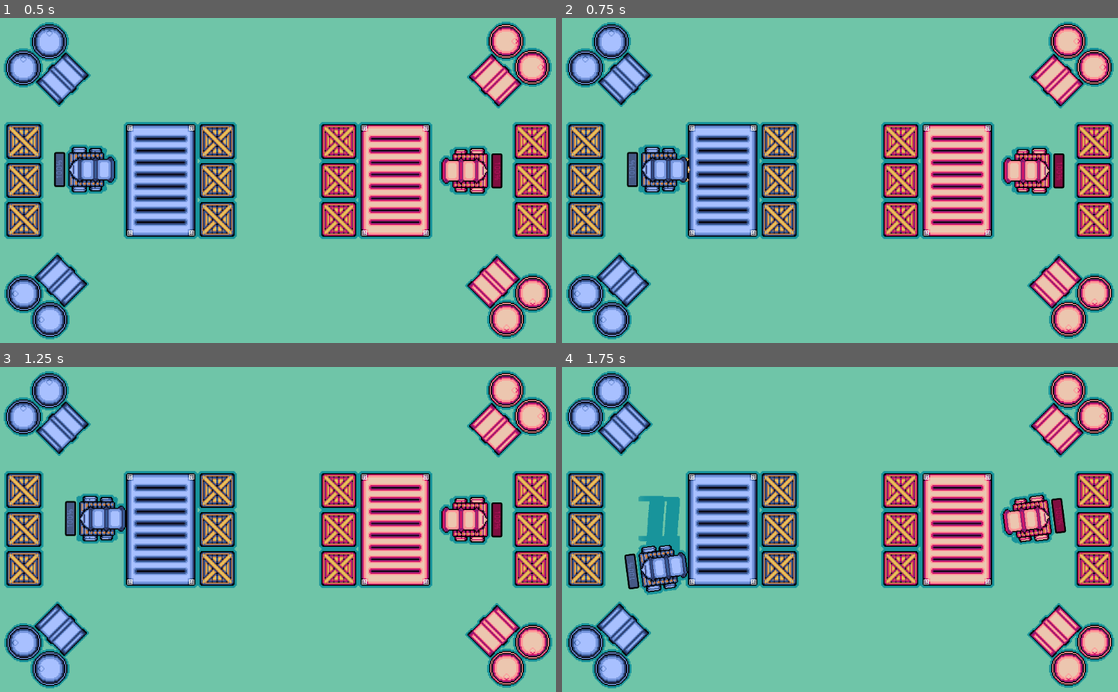
Above: before the commit, frames 1-4 (two rows, left to right).
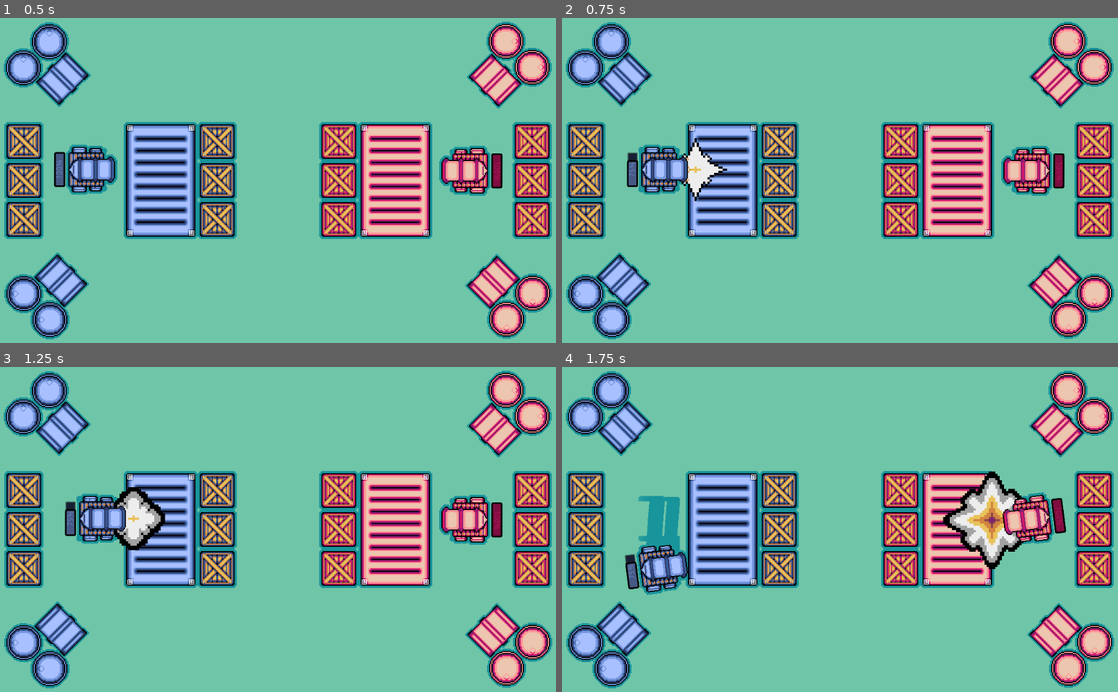
Above: after the commit, the same moments.

Repository: abelarduu/Mini-Cannon-Carts
Game: Godot game, scene res://scenes/Main_scene.tscn
Same seed, same stepped clock (60 frames per second), same inputs: the game is played once before the commit and once after it.
Inputs:
- Up to frame 1 (0.5 s): no input
- Up to frame 2 (0.75 s): tap Enter at 0.5 s; hold D (P1_right) from 0.53 s (still down); tap E (P1_attack) at 0.6 s
- Up to frame 3 (1.25 s): keep holding D (P1_right)
- Up to frame 4 (1.75 s): release D (P1_right) at 1.28 s; hold S (P1_down) from 1.28 s (still down); tap Keypad 0 (P2_attack) at 1.35 s

Frame 1 is identical in both runs. In frame 2, 0.7% of the frame differs, in the area x 11-30%, y 36-57%; in frame 3, 1.2%; in frame 4, 2.3%, in the area x 11-83%, y 32-66%.

Commit message:
testando a animação de explosão da bomba

Diff:
--- a/scenes/Bomb.tscn
+++ b/scenes/Bomb.tscn
@@ -13,6 +13,7 @@
 scale = Vector2( 2, 2 )
 frames = ExtResource( 1 )
 animation = "idle"
+playing = true
 
 [node name="Collision_Area" type="CollisionShape2D" parent="."]
 shape = SubResource( 2 )
--- a/scenes/Spriteframes/Blue_bomb.tres
+++ b/scenes/Spriteframes/Blue_bomb.tres
@@ -1,11 +1,60 @@
-[gd_resource type="SpriteFrames" load_steps=2 format=2]
+[gd_resource type="SpriteFrames" load_steps=13 format=2]
 
-[ext_resource path="res://assets/sprites/blue_bomb.png" type="Texture" id=1]
+[ext_resource path="res://assets/sprites/bombs.png" type="Texture" id=1]
+
+[sub_resource type="AtlasTexture" id=1]
+atlas = ExtResource( 1 )
+region = Rect2( 94, 0, 47, 47 )
+
+[sub_resource type="AtlasTexture" id=2]
+atlas = ExtResource( 1 )
+region = Rect2( 141, 0, 47, 47 )
+
+[sub_resource type="AtlasTexture" id=3]
+atlas = ExtResource( 1 )
+region = Rect2( 0, 47, 47, 47 )
+
+[sub_resource type="AtlasTexture" id=4]
+atlas = ExtResource( 1 )
+region = Rect2( 47, 47, 47, 47 )
+
+[sub_resource type="AtlasTexture" id=5]
+atlas = ExtResource( 1 )
+region = Rect2( 94, 47, 47, 47 )
+
+[sub_resource type="AtlasTexture" id=6]
+atlas = ExtResource( 1 )
+region = Rect2( 141, 47, 47, 47 )
+
+[sub_resource type="AtlasTexture" id=7]
+atlas = ExtResource( 1 )
+region = Rect2( 0, 94, 47, 47 )
+
+[sub_resource type="AtlasTexture" id=8]
+atlas = ExtResource( 1 )
+region = Rect2( 47, 94, 47, 47 )
+
+[sub_resource type="AtlasTexture" id=9]
+atlas = ExtResource( 1 )
+region = Rect2( 94, 94, 47, 47 )
+
+[sub_resource type="AtlasTexture" id=10]
+atlas = ExtResource( 1 )
+region = Rect2( 141, 94, 47, 47 )
+
+[sub_resource type="AtlasTexture" id=11]
+atlas = ExtResource( 1 )
+region = Rect2( 12, 12, 22, 22 )
 
 [resource]
 animations = [ {
-"frames": [ ExtResource( 1 ) ],
-"loop": true,
+"frames": [ SubResource( 1 ), SubResource( 2 ), SubResource( 3 ), SubResource( 4 ), SubResource( 5 ), SubResource( 6 ), SubResource( 7 ), SubResource( 8 ), SubResource( 9 ), SubResource( 10 ) ],
+"loop": false,
+"name": "destroyed",
+"speed": 12.0
+}, {
+"frames": [ SubResource( 11 ) ],
+"loop": false,
 "name": "idle",
 "speed": 5.0
 } ]
--- a/scenes/Spriteframes/Red_bomb.tres
+++ b/scenes/Spriteframes/Red_bomb.tres
@@ -1,15 +1,60 @@
-[gd_resource type="SpriteFrames" load_steps=3 format=2]
+[gd_resource type="SpriteFrames" load_steps=13 format=2]
 
-[ext_resource path="res://assets/sprites/red_bomb.png" type="Texture" id=1]
+[ext_resource path="res://assets/sprites/bombs.png" type="Texture" id=1]
 
 [sub_resource type="AtlasTexture" id=1]
 atlas = ExtResource( 1 )
-region = Rect2( 0, 0, 22, 22 )
+region = Rect2( 94, 0, 47, 47 )
+
+[sub_resource type="AtlasTexture" id=2]
+atlas = ExtResource( 1 )
+region = Rect2( 141, 0, 47, 47 )
+
+[sub_resource type="AtlasTexture" id=3]
+atlas = ExtResource( 1 )
+region = Rect2( 0, 47, 47, 47 )
+
+[sub_resource type="AtlasTexture" id=4]
+atlas = ExtResource( 1 )
+region = Rect2( 47, 47, 47, 47 )
+
+[sub_resource type="AtlasTexture" id=5]
+atlas = ExtResource( 1 )
+region = Rect2( 94, 47, 47, 47 )
+
+[sub_resource type="AtlasTexture" id=6]
+atlas = ExtResource( 1 )
+region = Rect2( 141, 47, 47, 47 )
+
+[sub_resource type="AtlasTexture" id=7]
+atlas = ExtResource( 1 )
+region = Rect2( 0, 94, 47, 47 )
+
+[sub_resource type="AtlasTexture" id=8]
+atlas = ExtResource( 1 )
+region = Rect2( 47, 94, 47, 47 )
+
+[sub_resource type="AtlasTexture" id=9]
+atlas = ExtResource( 1 )
+region = Rect2( 94, 94, 47, 47 )
+
+[sub_resource type="AtlasTexture" id=10]
+atlas = ExtResource( 1 )
+region = Rect2( 141, 94, 47, 47 )
+
+[sub_resource type="AtlasTexture" id=11]
+atlas = ExtResource( 1 )
+region = Rect2( 59, 12, 22, 22 )
 
 [resource]
 animations = [ {
-"frames": [ SubResource( 1 ) ],
-"loop": true,
+"frames": [ SubResource( 1 ), SubResource( 2 ), SubResource( 3 ), SubResource( 4 ), SubResource( 5 ), SubResource( 6 ), SubResource( 7 ), SubResource( 8 ), SubResource( 9 ), SubResource( 10 ) ],
+"loop": false,
+"name": "destroyed",
+"speed": 12.0
+}, {
+"frames": [ SubResource( 11 ) ],
+"loop": false,
 "name": "idle",
 "speed": 5.0
 } ]
--- a/scripts/Bomb.gd
+++ b/scripts/Bomb.gd
@@ -20,4 +20,9 @@
 			if not"Player" in body.name:
 				body.damage_animate()
 			else:body.queue_free()
+
+	mov*= Vector2.ZERO
+	$AnimatedSprite.scale= Vector2(4, 4)
+	$AnimatedSprite.animation= "destroyed"
+	yield($AnimatedSprite, "animation_finished")
 	queue_free()
Binary file removed: assets/sprites/blue_bomb.png
Binary file added: assets/sprites/bombs.png
Not shown, changed: assets/sprites/bombs.png.import
Binary file removed: assets/sprites/red_bomb.png
Not shown, removed: assets/sprites/red_bomb.png.import
